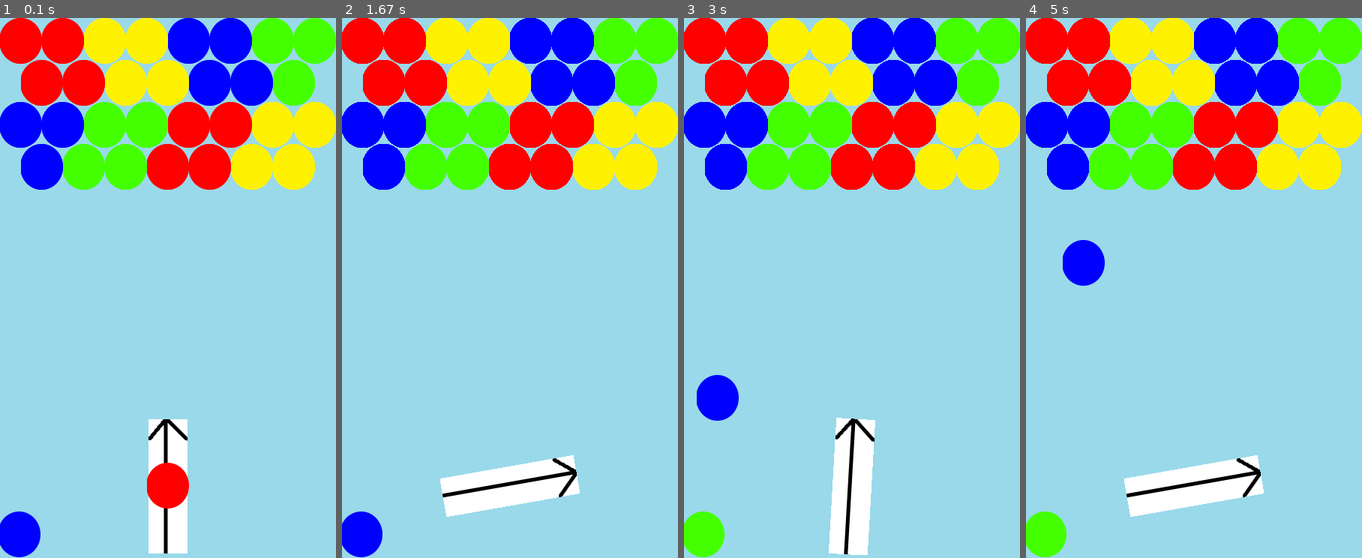
Above: before the commit, frames 1-4 (left to right).
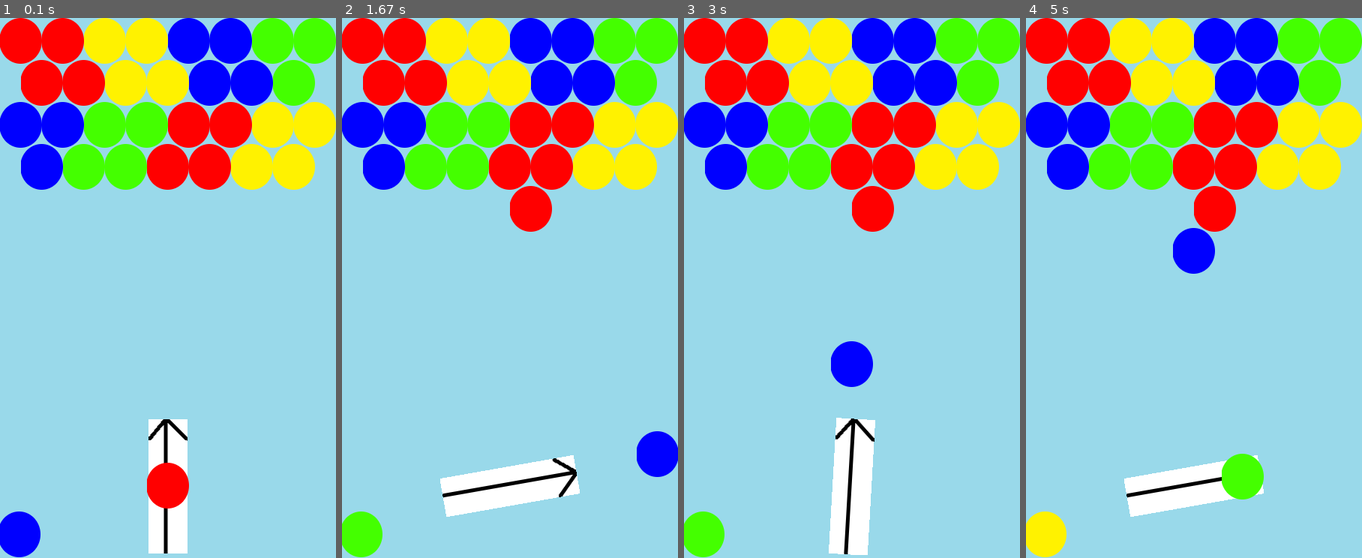
Above: after the commit, the same moments.

Repository: baehunsang/Python_ex
Game: pygame game, started from pygame/frame.py
Two runs of this game, one before a commit and one after it. Both use one fixed random seed, a clock stepped at 60 frames per second and the inputs below.
Inputs:
- Up to frame 1 (0.1 s): no input
- Up to frame 2 (1.67 s): hold Space 0.33-0.8 s; hold Right 0.33-0.8 s; hold Right 0.83-1.3 s; tap Space at 0.9, 1.2, 1.4 s; hold Right from 1.33 s (still down)
- Up to frame 3 (3 s): tap Space at 1.7, 1.9, 2.2, 2.47, 2.77, 2.9 s; release Right at 1.8 s; hold Left 1.83-2.37 s; hold Left 2.4-2.8 s; hold Right from 2.83 s (still down)
- Up to frame 4 (5 s): tap Space at 3.2, 3.57, 3.87, 4.07, 4.37, 4.57, 4.87 s; release Right at 3.47 s; hold Left 3.5-3.97 s; hold Right 4-4.47 s; hold Right 4.5-4.97 s

The runs differ from the first frame. In frame 1, 1.1% of the frame differs, in the area x 0-100%, y 0-32%; in frame 2, 3.9%; in frame 3, 3.9%; in frame 4, 5.6%, in the area x 0-100%, y 0-100%.

Commit message:
13. Implement collision detection

Diff:
--- a/pygame/frame.py
+++ b/pygame/frame.py
@@ -9,6 +9,9 @@
 BUBBLE_HEIGHT = 62
 SCREEN_WIDTH = 448
 SCREEN_HEIGHT = 720
+MAP_ROW = 11
+MAP_COL = 8
+
 ANGLE_SPEED = 0.1
 MAX_RIGHT_ANGLE = 10
 MAX_LEFT_ANGLE = 170
@@ -16,6 +19,7 @@
 NEXT_BUBBLE_POSITION = (26, 720 - 31)
 BUBBLE_SPEED = 0.5
 FPS = 30
+
 RED = 0
 YELLOW = 1
 BLUE = 2
@@ -168,6 +172,9 @@
                 if col not in self.colors and col not in [".", "/"]:
                     self.colors.append(col)
 
+    def set_map(self, row_idx, col_idx, color):
+        self.map[row_idx][col_idx] = color
+
 
 class Bubble_Group:
     def __init__(self, bubble_images) -> None:
@@ -214,6 +221,9 @@
         position = self.get_bubble_position(row_idx, col_idx)
         image = self.get_bubble_image(sell)
         self.bubble_group.add(Bubble(image, sell, position))
+
+    def add_current_bubble(self, bubble):
+        self.bubble_group.add(bubble)
 
     def get_bubble_group(self):
         return self.bubble_group
@@ -234,14 +244,16 @@
 
     def set_game_loop(self):
         self.map.setup()
+        self.bubbles.add_bubble_into_group(self.map.get_map())
         while self.running:
             self.df = self.set_frame_rate()
+            self.manage_events()
 
             self.revolve_bubble()
 
+            self.collision_manage()
+
             self.draw_screen()
-
-            self.manage_events()
 
             self.draw_pointer()
 
@@ -263,7 +275,6 @@
             self.prepare_next_bubble()
 
     def draw_screen(self):
-        self.bubbles.add_bubble_into_group(self.map.get_map())
         self.screen.blit(self.images.get_background(), (0, 0))
         self.bubbles.get_bubble_group().draw(self.screen)
 
@@ -281,11 +292,17 @@
         self.next_bubble.draw(self.screen)
 
     def delete_current_bubble(self):
-        if self.current_bubble.is_movement_end():
-                self.current_bubble = self.next_bubble
-                self.current_bubble.set_rect(POINTER_POSITION)
-                self.next_bubble = None
-                self.fire = False
+        if not self.current_bubble:
+            self.current_bubble = self.next_bubble
+            self.current_bubble.set_rect(POINTER_POSITION)
+            self.next_bubble = None
+            self.fire = False
+
+        elif self.current_bubble.is_movement_end():
+            self.current_bubble = self.next_bubble
+            self.current_bubble.set_rect(POINTER_POSITION)
+            self.next_bubble = None
+            self.fire = False
 
     def manage_events(self):
         for event in pygame.event.get():
@@ -340,8 +357,33 @@
         elif color == "P":
             return PURPLE
 
-
-
+    def collision_manage(self):
+        if self.fire:
+            hit_bubble = pygame.sprite.spritecollideany(self.current_bubble, self.bubbles.get_bubble_group(), pygame.sprite.collide_mask)
+            if hit_bubble:
+                row_idx, col_idx = self.get_map_index(*self.current_bubble.rect.center)
+                self.place_bubble(row_idx, col_idx)
+
+
+    def get_map_index(self, x, y):
+        row_idx = y // CELL_SIZE
+        col_idx = x // CELL_SIZE
+        if row_idx % 2 == 1:
+            col_idx = (x - (CELL_SIZE // 2)) // CELL_SIZE
+
+            if col_idx < 0:
+                col_idx = 0
+            if col_idx > MAP_COL - 2:
+                col_idx = MAP_COL - 2
+
+        return row_idx, col_idx
+
+    def place_bubble(self, row_idx, col_idx):
+        self.map.set_map(row_idx, col_idx, self.current_bubble.color)
+        position = self.bubbles.get_bubble_position(row_idx, col_idx)
+        self.current_bubble.set_rect(position)
+        self.bubbles.add_current_bubble(self.current_bubble)
+        self.current_bubble = None
 
 
 
